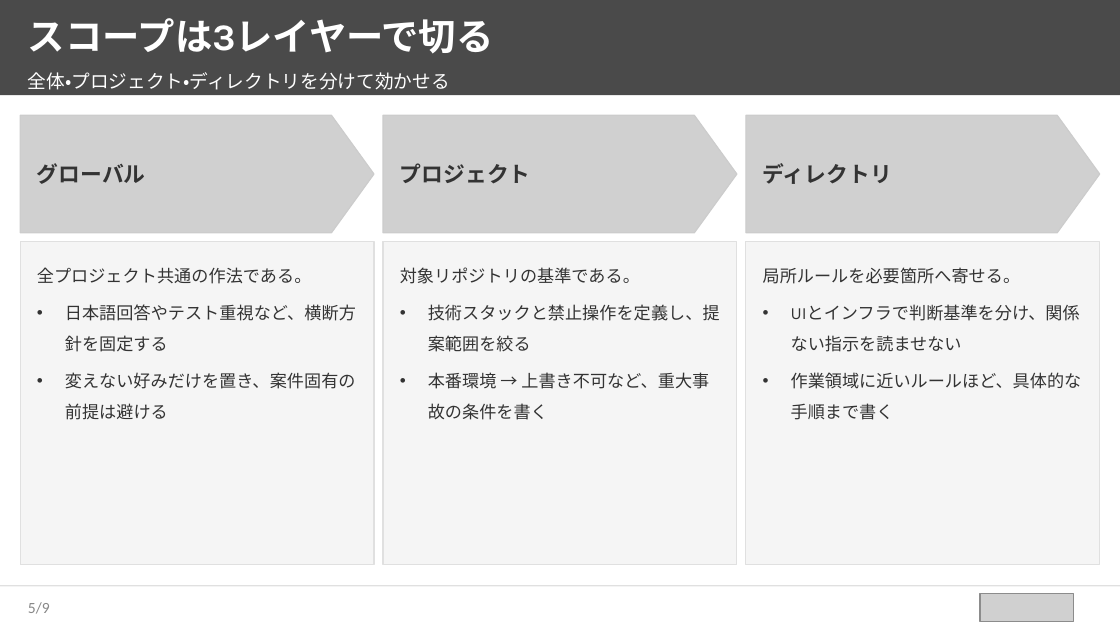
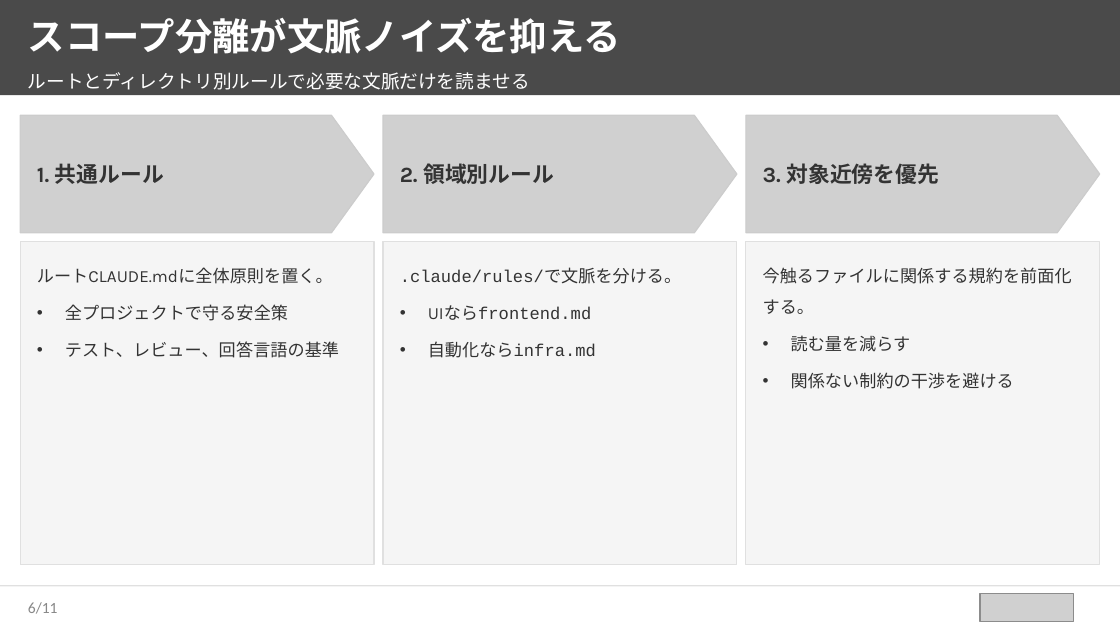
Before and after one commit to takuya109048/html2pptx, a slide deck: slide 7 of sample_source_deck.pptx (slide 6 before the commit). Drawn at 1120x630 pixels with LibreOffice and Linux fonts; fonts in the diff are those of the drawing; grey boxes stand for pictures. Boxes give left, top, right and bottom in pixels: in the first picture for what was removed or moved away, otherwise in the second. Text is boxed around its words. In the diff, an @@ line names an element or a change of style, - is before the commit and + after.

```diff
--- a/sample_source_deck.pptx
+++ b/sample_source_deck.pptx
@@ text at bbox=[28, 18, 621, 54]: text changed @@
-スコープは3レイヤーで切る
+スコープ分離が文脈ノイズを抑える
@@ text at bbox=[28, 72, 530, 90]: text changed @@
-全体・プロジェクト・ディレクトリを分けて効かせる
+ルートとディレクトリ別ルールで必要な文脈だけを読ませる
@@ text at bbox=[37, 163, 164, 184]: text changed @@
-グローバル
+1. 共通ルール
@@ text at bbox=[400, 163, 554, 184]: text changed @@
-プロジェクト
+2. 領域別ルール
@@ text at bbox=[763, 163, 939, 184]: text changed @@
-ディレクトリ
+3. 対象近傍を優先
@@ text at bbox=[37, 267, 339, 358]: text changed @@
-全プロジェクト共通の作法である。
-• 日本語回答やテスト重視など、横断方針を固定する
-• 変えない好みだけを置き、案件固有の前提は避ける
+ルートCLAUDE.mdに全体原則を置く。
+• 全プロジェクトで守る安全策
+• テスト、レビュー、回答言語の基準
@@ text at bbox=[400, 269, 681, 358]: text changed; font Calibri to Courier New @@
-対象リポジトリの基準である。
-• 技術スタックと禁止操作を定義し、提案範囲を絞る
-• 本番環境 → 上書き不可など、重大事故の条件を書く
+.claude/rules/で文脈を分ける。
+• UIならfrontend.md
+• 自動化ならinfra.md
@@ text at bbox=[763, 267, 1072, 389]: text changed @@
-局所ルールを必要箇所へ寄せる。
-• UIとインフラで判断基準を分け、関係ない指示を読ませない
-• 作業領域に近いルールほど、具体的な手順まで書く
+今触るファイルに関係する規約を前面化する。
+• 読む量を減らす
+• 関係ない制約の干渉を避ける
@@ page number at bbox=[28, 602, 58, 614]: text changed @@
-5/9
+6/11
```
Also in this commit, not shown: 5 other slides changed, 5 slides added, 3 slides removed, 10 other files.
